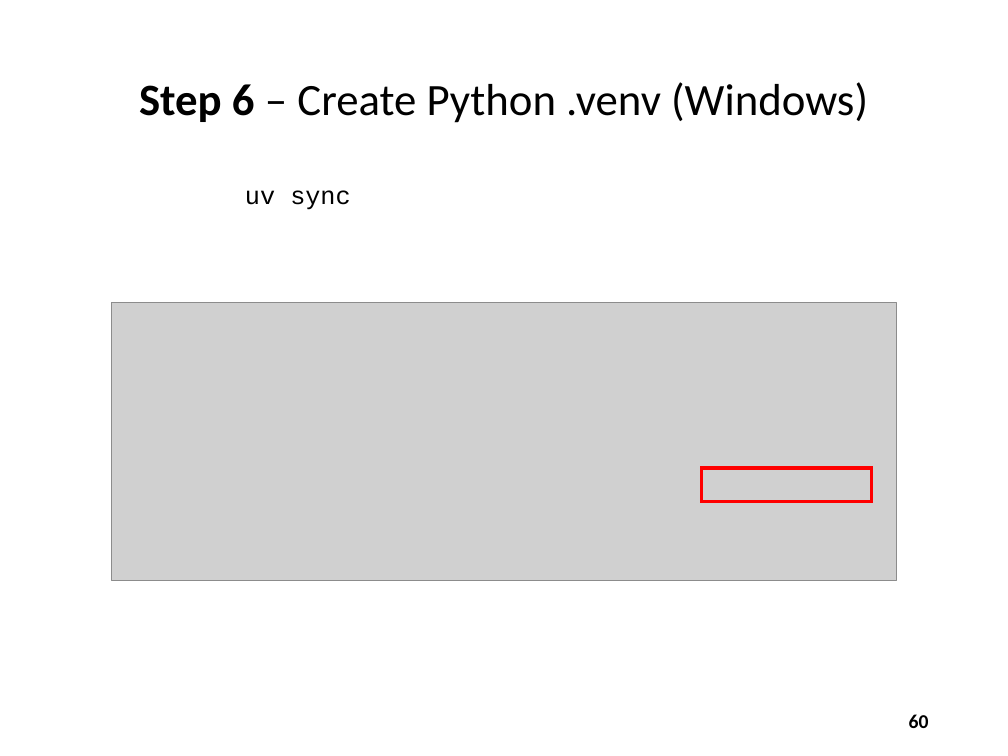
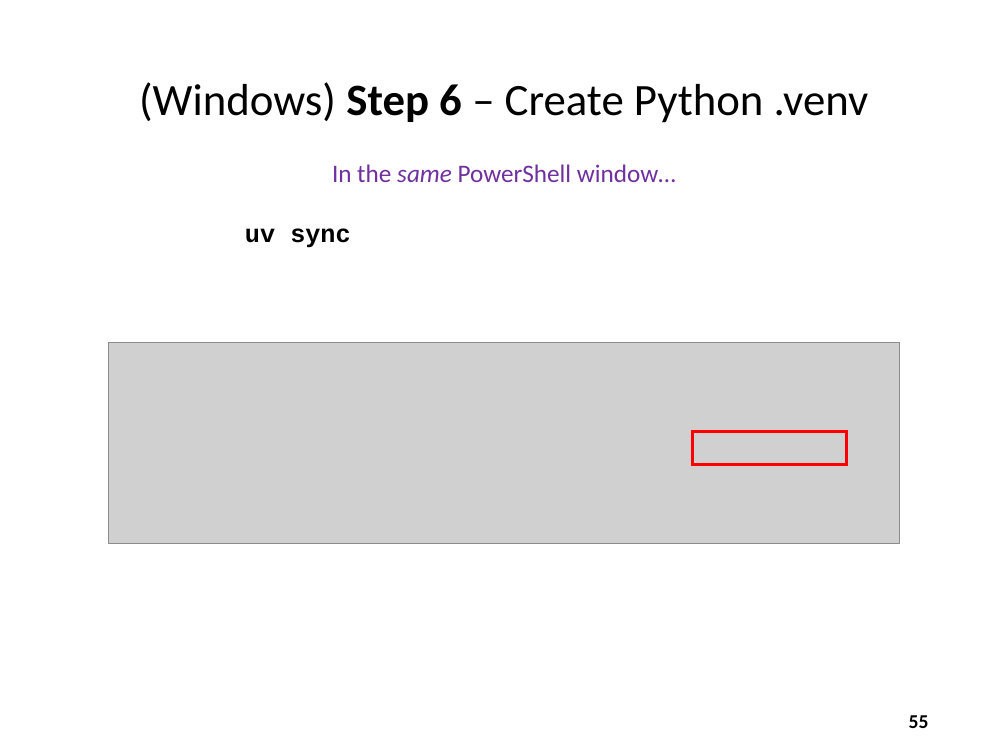
Before and after one commit to dbiersach/scicomp101, a slide deck: slide 55 of Session 01 - Introducing Scientific Computing/Session 01 - Introducing Scientific Computing.pptx (slide 60 before the commit). Drawn at 1008x756 pixels with LibreOffice and Linux fonts; fonts in the diff are those of the drawing; grey boxes stand for pictures. Boxes give left, top, right and bottom in pixels: in the first picture for what was removed or moved away, otherwise in the second. Text is boxed around its words. In the diff, an @@ line names an element or a change of style, - is before the commit and + after.

```diff
--- a/Session 01 - Introducing Scientific Computing/Session 01 - Introducing Scientific Computing.pptx
+++ b/Session 01 - Introducing Scientific Computing/Session 01 - Introducing Scientific Computing.pptx
@@ title at box(139, 82, 869, 123): text changed @@
-Step 6 – Create Python .venv (Windows)
+(Windows) Step 6 – Create Python .venv
@@ text added at box(332, 164, 676, 182), 18 pt, text #7030A0 @@
+In the same PowerShell window…
@@ text "uv sync": place and size @@
-text "uv sync" at box(245, 190, 350, 210)
+text "uv sync" at box(245, 228, 350, 248)
@@ text "uv sync" at box(245, 228, 350, 248): bold on @@
@@ picture: place and size @@
-picture at box(112, 302, 896, 581)
+picture at box(109, 343, 899, 544)
@@ rectangle: place and size @@
-rectangle at box(702, 468, 872, 501)
+rectangle at box(692, 431, 847, 465)
@@ page number at box(909, 715, 929, 728): text changed @@
-60
+55
```
Also in this commit, not shown: 14 other slides changed, 2 slides added.
